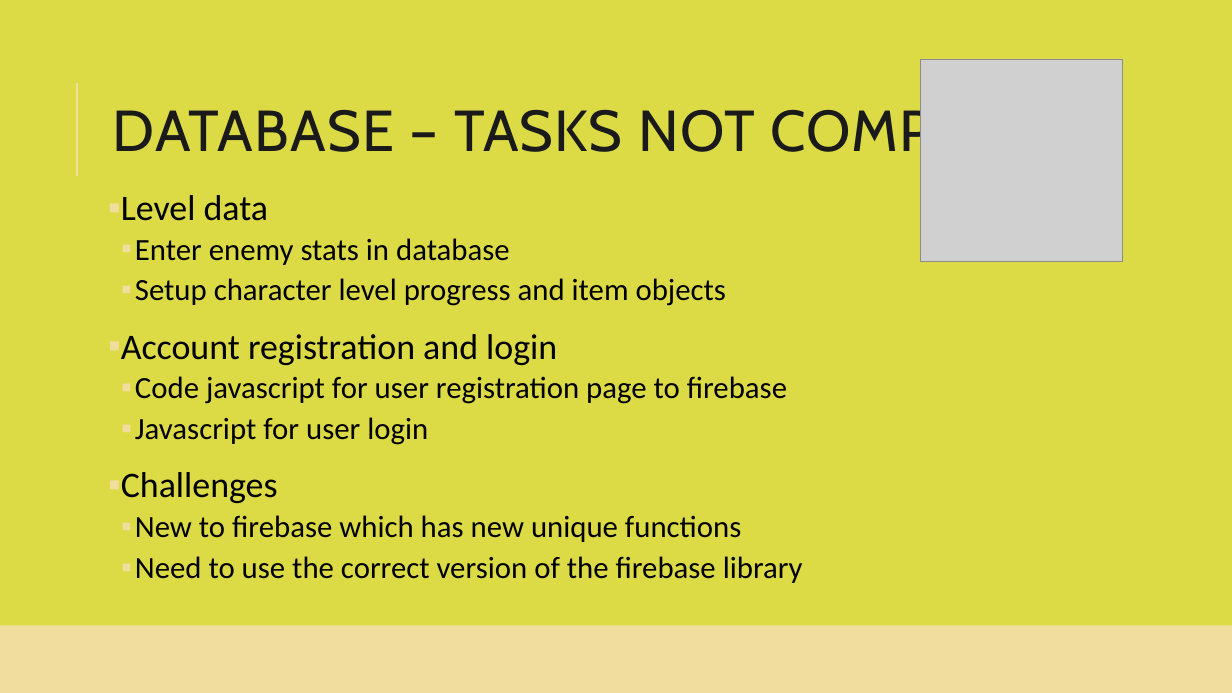
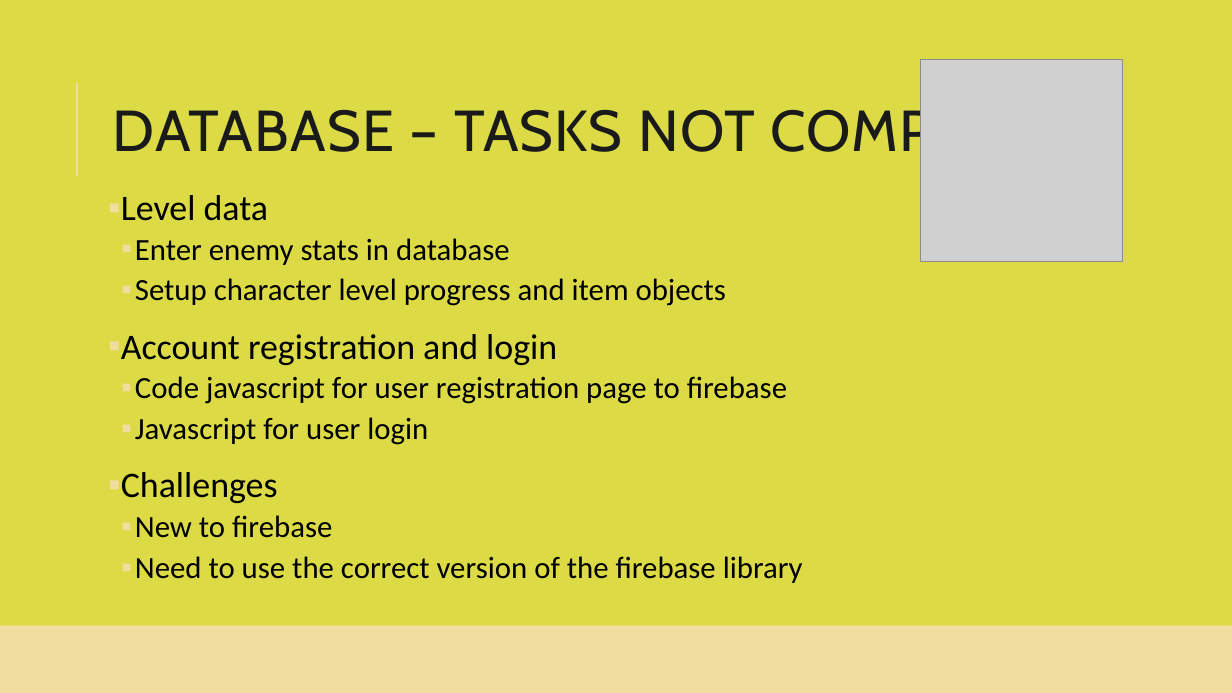
Before and after one commit to smiyaoka/forkPotatoDOC, a slide deck: slide 9 of ForkandPotatoSprint1.pptx. Drawn at 1232x693 pixels with LibreOffice and Linux fonts; fonts in the diff are those of the drawing; grey boxes stand for pictures. Boxes give left, top, right and bottom in pixels: in the first picture for what was removed or moved away, otherwise in the second. Text is boxed around its words. In the diff, an @@ line names an element or a change of style, - is before the commit and + after.

```diff
--- a/ForkandPotatoSprint1.pptx
+++ b/ForkandPotatoSprint1.pptx
@@ text at box(135, 515, 332, 538): text changed @@
-  ▪ New to firebase which has new unique functions
+  ▪ New to firebase
```
Also in this commit, not shown: 6 other slides changed.
